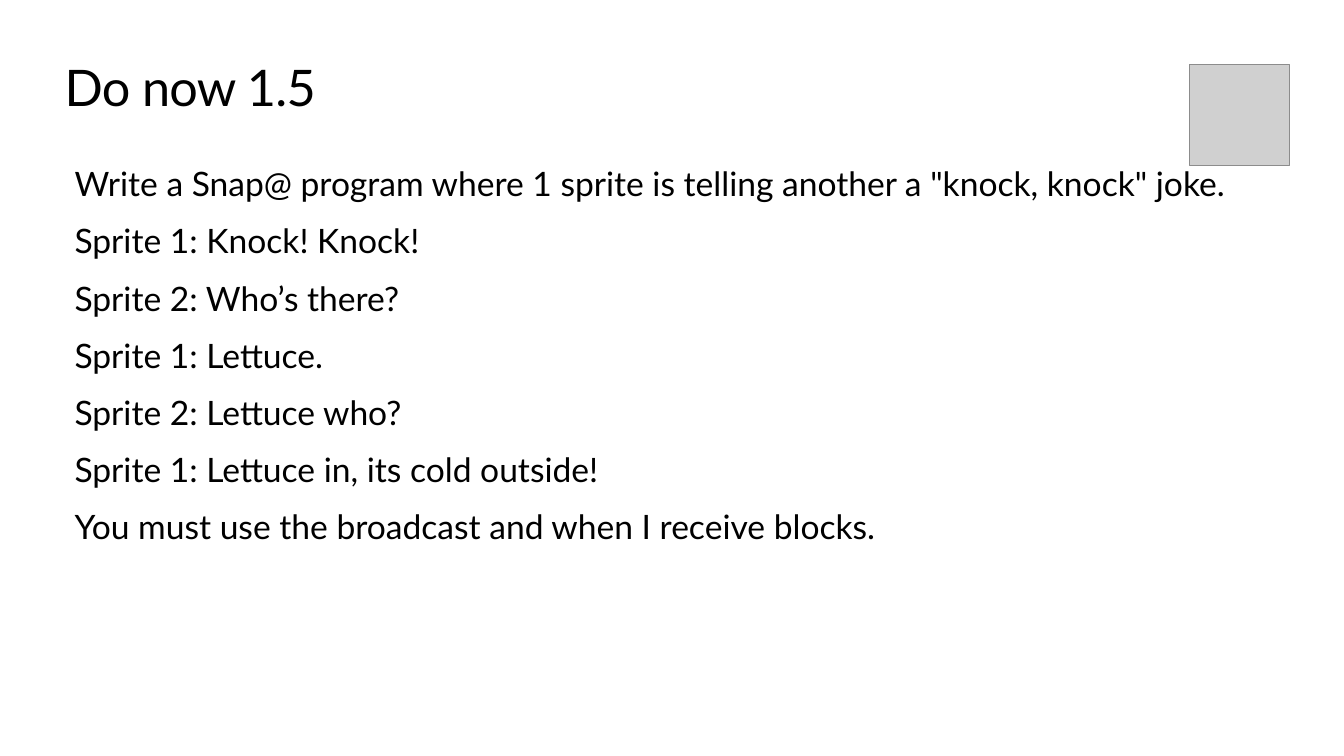
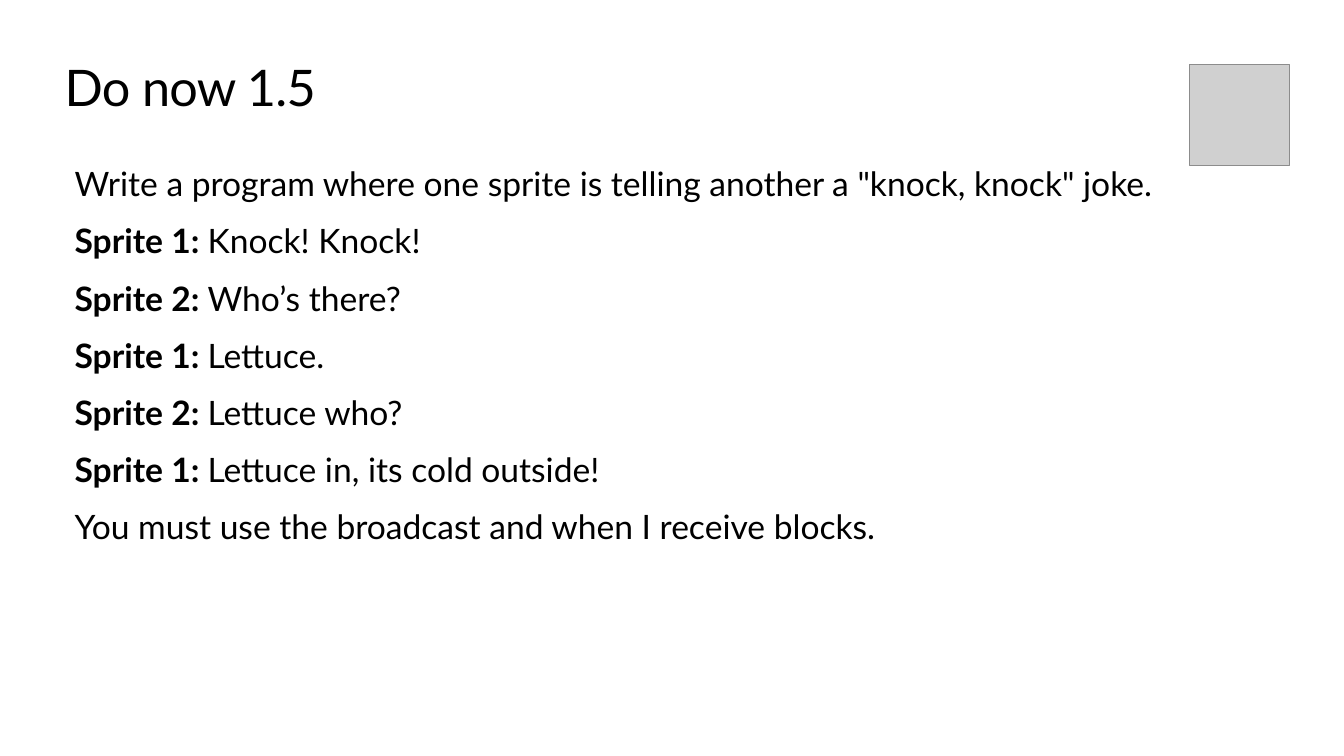
Before and after one commit to TEALSK12/introduction-to-computer-science, a slide deck: slide 3 of docs/slidedecks/TEALS SNAP 1.5.pptx (slide 4 before the commit). Drawn at 1344x756 pixels with LibreOffice and Linux fonts; fonts in the diff are those of the drawing; grey boxes stand for pictures; background and template pictures are left out. Boxes give left, top, right and bottom in pixels: in the first picture for what was removed or moved away, otherwise in the second. Text is boxed around its words. In the diff, an @@ line names an element or a change of style, - is before the commit and + after.

```diff
--- a/docs/slidedecks/TEALS SNAP 1.5.pptx
+++ b/docs/slidedecks/TEALS SNAP 1.5.pptx
@@ text at (x1=75, y1=171, x2=1152, y2=202): text changed @@
-Write a Snap@ program where 1 sprite is telling another a "knock, knock" joke.
+Write a program where one sprite is telling another a "knock, knock" joke.
@@ text at (x1=75, y1=228, x2=599, y2=488): bold on in "Sprite 1:", "Sprite 2:", "Sprite 1:", "Sprite 2:" and 1 more places @@
```
Also in this commit, not shown: 2 other slides changed, 1 slide added, 2 slides removed, 16 other files.
